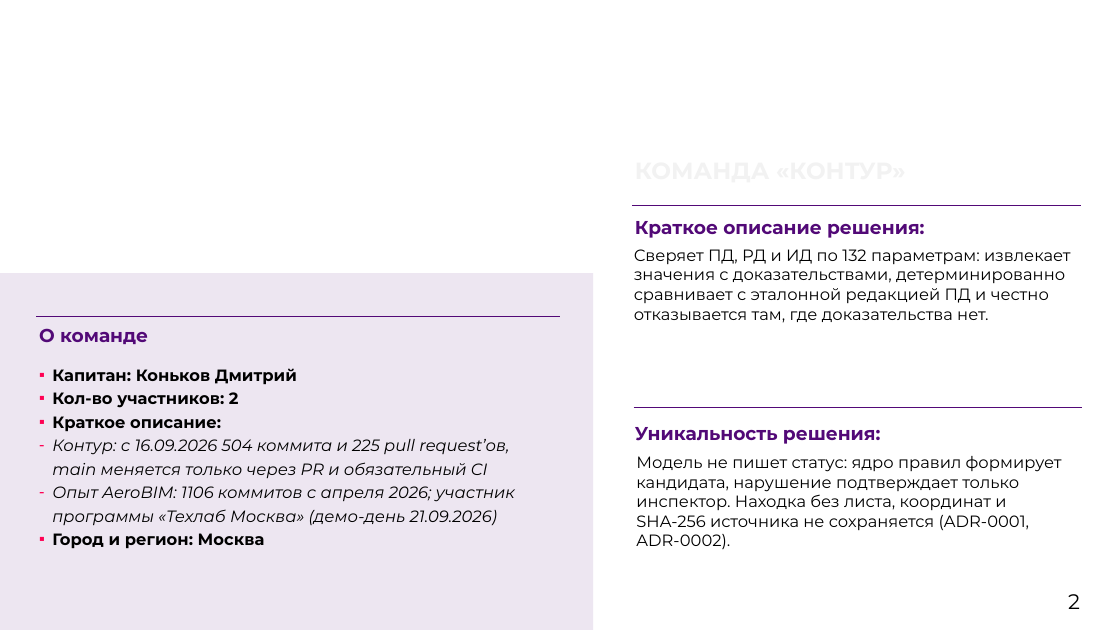
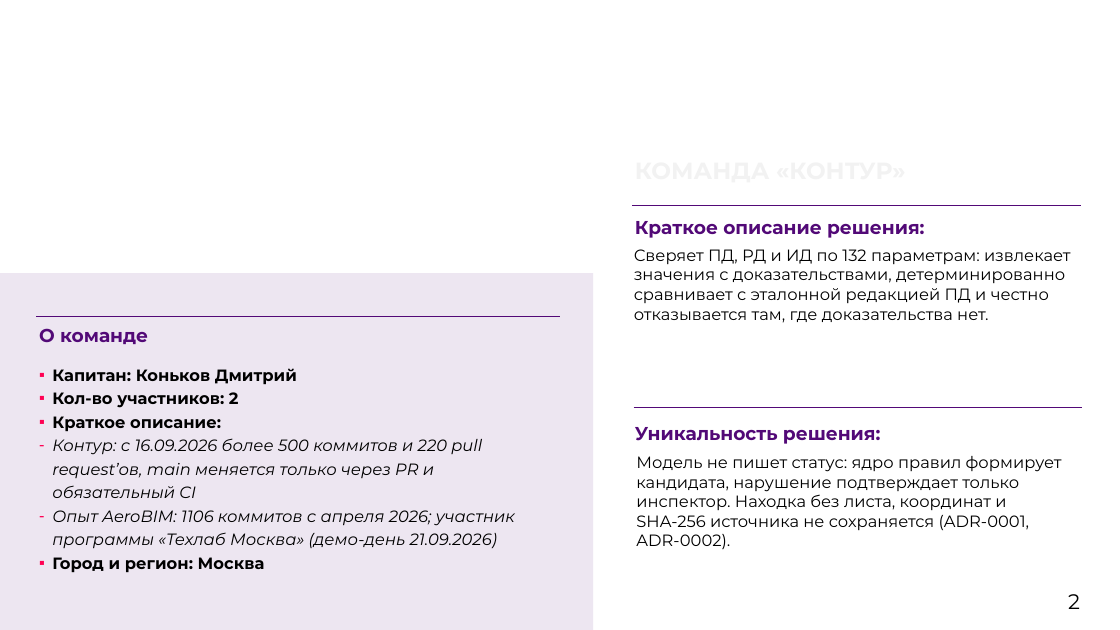
Before and after one commit to KonkovDV/Kontur, a slide deck: slide 2 of submission/03-presentation/Kontur.pptx. Drawn at 1120x630 pixels with LibreOffice and Linux fonts; fonts in the diff are those of the drawing; background and template pictures are left out. Boxes give left, top, right and bottom in pixels: in the first picture for what was removed or moved away, otherwise in the second. Text is boxed around its words. In the diff, an @@ line names an element or a change of style, - is before the commit and + after.

Commit message:
Ссылки и факты после вечерних изменений совпадают с main.
Тест держит относительные ссылки всех публичных Markdown до заморозки.

```diff
--- a/submission/03-presentation/Kontur.pptx
+++ b/submission/03-presentation/Kontur.pptx
@@ text at box(52, 438, 482, 498): text changed @@
-– Контур: с 16.09.2026 504 коммита и 225 pull request’ов, main меняется только через PR и обязательный CI
+– Контур: с 16.09.2026 более 500 коммитов и 220 pull request’ов, main меняется только через PR и обязательный CI
```
Also in this commit, not shown: 1 other slide changed, 6 other files.
